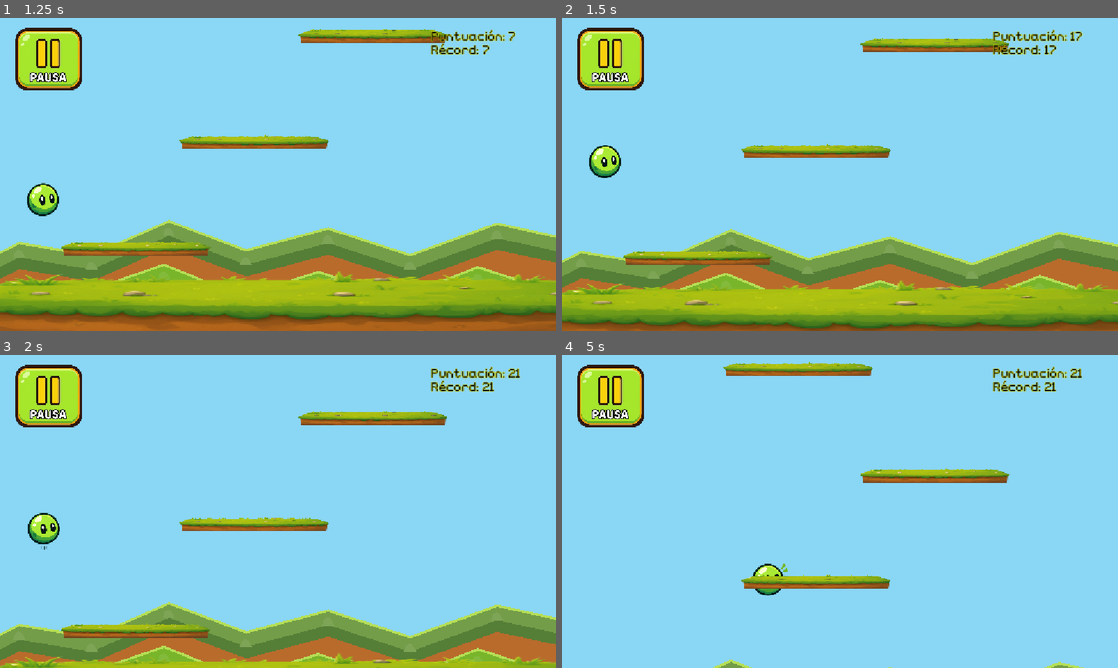
Above: before the commit, frames 1-4 (two rows, left to right).
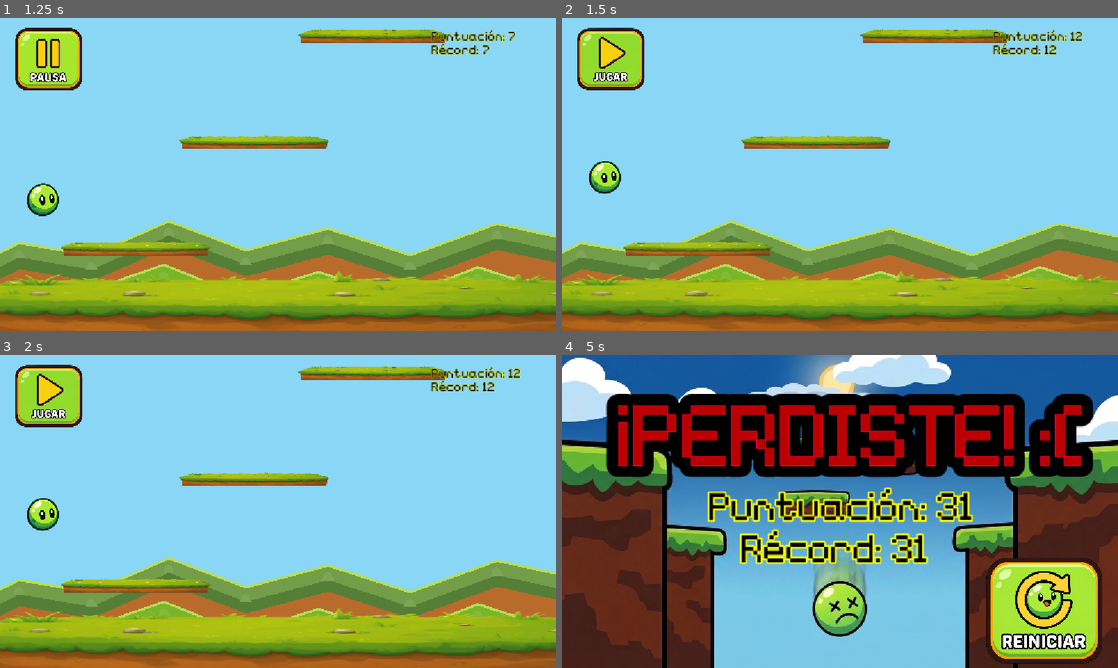
Above: after the commit, the same moments.

Repository: Miranda-511/Bounce-Up-
Game: Godot game, scene res://escenas/menu.tscn
Two runs of this game, one before a commit and one after it. Both use one fixed random seed, a clock stepped at 60 frames per second and the inputs below.
Inputs (mouse positions are in pixels of both pictures, inside the frame that each line leads up to):
- Up to frame 1 (1.25 s): click "JUGAR" at 0.5 s
- Up to frame 2 (1.5 s): click (612, 58) at 1.27 s
- Up to frame 3 (2 s): no input
- Up to frame 4 (5 s): click (612, 395) at 2.02 s; hold Right (ui_right) 2.78-4.28 s; hold Left (ui_left) from 4.28 s (still down)

Frame 1 is identical in both runs. In frame 2, 27% of the frame differs, in the area x 0-100%, y 3-100%; in frame 3, 35%; in frame 4, 89%, in the area x 0-100%, y 0-100%.

Commit message:
botón de pausa funcional (tmb guardé el script alien)

Diff:
--- a/escenas/main.tscn
+++ b/escenas/main.tscn
@@ -7,6 +7,7 @@
 [ext_resource type="Texture2D" uid="uid://c48qln8qkjtjq" path="res://assets/pause button bounce up.png" id="5_68mvh"]
 [ext_resource type="FontFile" uid="uid://c4a6oj1d3qow6" path="res://font/lower-pixel.regular.otf" id="6_a8p2b"]
 [ext_resource type="Texture2D" uid="uid://b1fmvnjceqkvs" path="res://assets/pause button bounce up PRESSED.png" id="6_lyxkq"]
+[ext_resource type="Script" uid="uid://b6s1qh8kf4ynp" path="res://scripts/pause.gd" id="7_lyxkq"]
 [ext_resource type="AudioStream" uid="uid://c847wwhkogxee" path="res://sound/the_mountain-retro-game-593063.mp3" id="10_dg7ii"]
 
 [sub_resource type="LabelSettings" id="LabelSettings_kkt6c"]
@@ -53,7 +54,7 @@
 label_settings = SubResource("LabelSettings_kkt6c")
 metadata/_edit_use_anchors_ = true
 
-[node name="TextureButton" type="TextureButton" parent="CanvasLayer" unique_id=1082336560]
+[node name="PauseButton" type="TextureButton" parent="CanvasLayer" unique_id=1082336560]
 anchors_preset = -1
 anchor_left = 0.37
 anchor_top = 0.29500002
@@ -66,10 +67,13 @@
 grow_horizontal = 2
 grow_vertical = 2
 scale = Vector2(0.25764436, 0.26054606)
+toggle_mode = true
+keep_pressed_outside = true
 texture_normal = ExtResource("5_68mvh")
 texture_pressed = ExtResource("6_lyxkq")
 ignore_texture_size = true
 stretch_mode = 0
+script = ExtResource("7_lyxkq")
 metadata/_edit_use_anchors_ = true
 
 [node name="background" parent="." unique_id=33009793 instance=ExtResource("2_26pgj")]
--- /dev/null
+++ b/scripts/alien.gd
@@ -0,0 +1,29 @@
+extends Area2D
+
+const SPEED = 300
+
+var direction := 1.0
+
+func _ready():
+	body_entered.connect(_on_body_entered)
+
+	# Dirección aleatoria
+	if randf() < 0.5:
+		direction = -1.0
+
+func _process(delta):
+	position.x += SPEED * direction * delta
+
+	# Si sale por un lado, aparece por el otro
+	var screen_width = get_viewport_rect().size.x
+
+	if global_position.x < -100:
+		global_position.x = screen_width + 100
+
+	elif global_position.x > screen_width + 100:
+		global_position.x = -100
+
+func _on_body_entered(body):
+	if body.name == "player":
+		if body.has_method("show_game_over"):
+			body.show_game_over()
--- /dev/null
+++ b/scripts/pause.gd
@@ -0,0 +1,11 @@
+extends TextureButton
+
+var pausado := false
+
+func _ready():
+	process_mode = Node.PROCESS_MODE_ALWAYS
+	pressed.connect(_on_pressed)
+
+func _on_pressed():
+	pausado = !pausado
+	get_tree().paused = pausado
Not shown, added: scripts/alien.gd.uid
Not shown, added: scripts/pause.gd.uid
